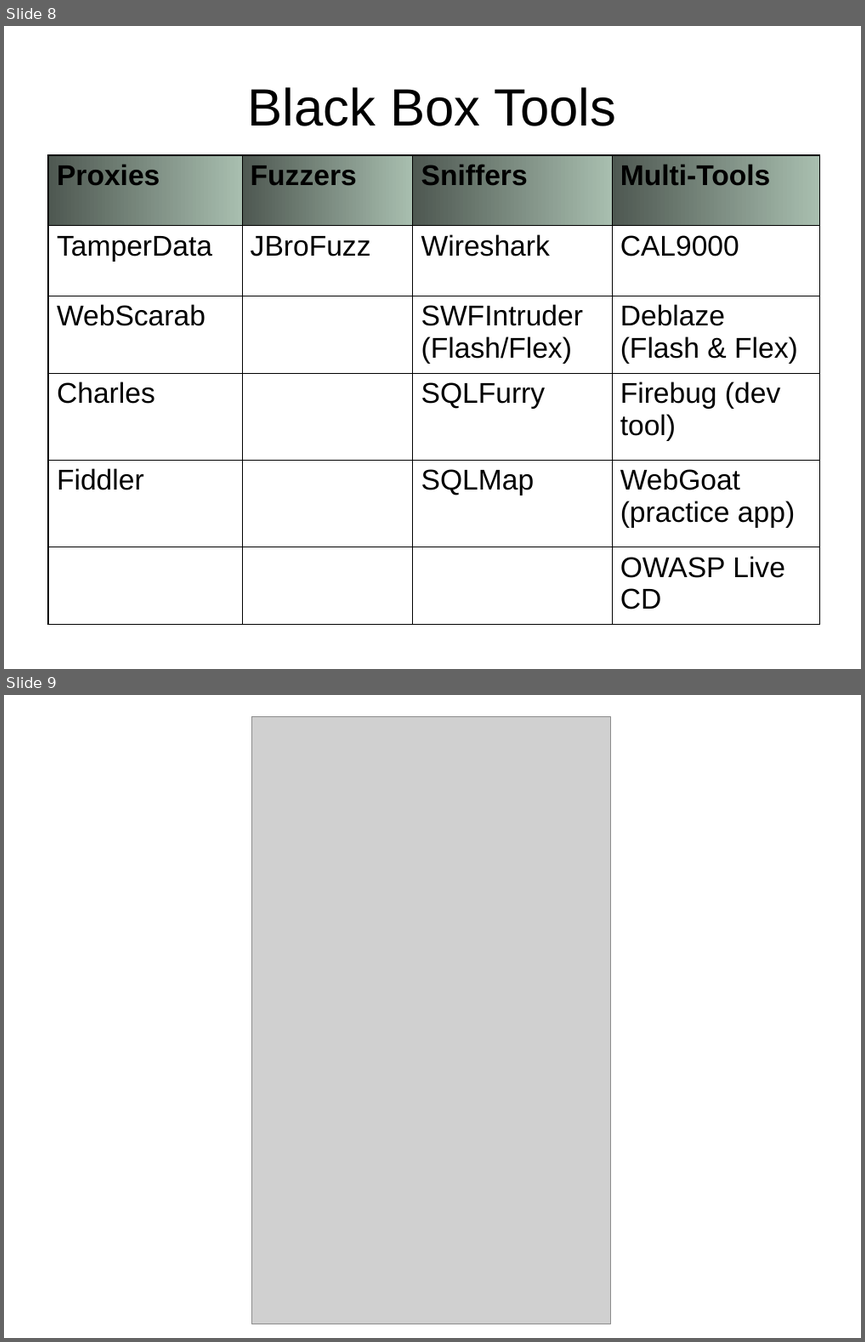
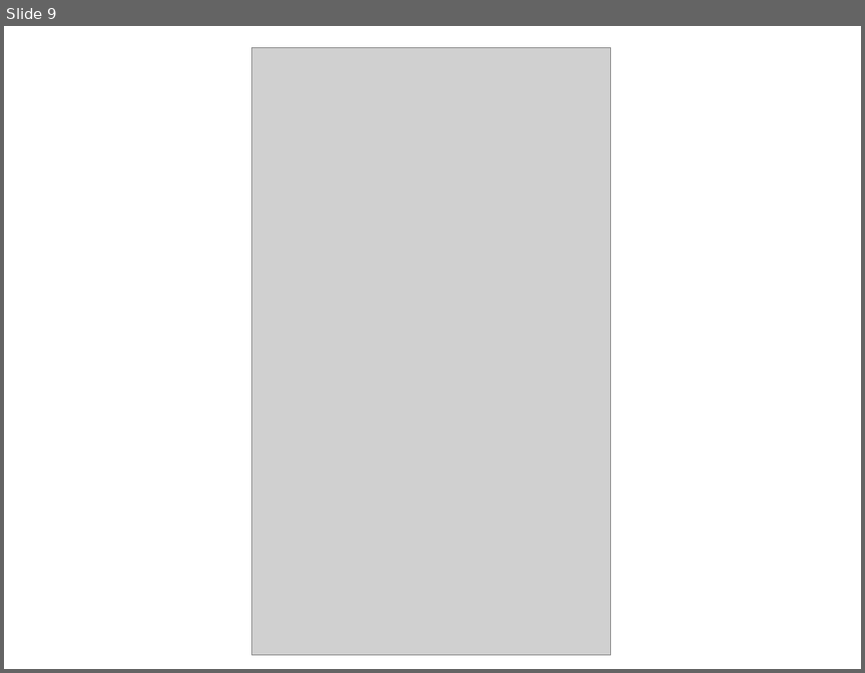
Before and after one commit to marcesher/mxunit-cfmeetups, a slide deck: cfObjective2009SecurityTesting/cf.objective.2009.ppt. Shown one above the other, each under a label of ours: slides 8 and 9 before the commit, slide 9 after it. The pictures are 865x1342 and 865x673 pixels, drawn with LibreOffice and Linux fonts; fonts in the diff are those of the drawing; grey boxes stand for pictures. Boxes give left, top, right and bottom in pixels: in the first picture for what was removed or moved away, otherwise in the second. Text is boxed around its words. In the diff, an @@ line names an element or a change of style, - is before the commit and + after.

Commit message:
tweaks

```diff
--- a/cfObjective2009SecurityTesting/cf.objective.2009.ppt
+++ b/cfObjective2009SecurityTesting/cf.objective.2009.ppt
@@ slide 8 removed at [4,26,861,669], background #FFFFFF @@
@@ title removed at [248,87,617,126] @@
-Black Box Tools
@@ table removed at [48,155,819,624], 6 rows, 4 columns @@
-Proxies | Fuzzers | Sniffers | Multi-Tools
-TamperData | JBroFuzz | Wireshark | CAL9000
-WebScarab |  | SWFIntruder (Flash/Flex) | Deblaze (Flash & Flex)
-Charles |  | SQLFurry | Firebug (dev tool)
-Fiddler |  | SQLMap | WebGoat (practice app)
- |  |  | OWASP Live CD
```
Also in this commit, not shown: 1 slide added.
